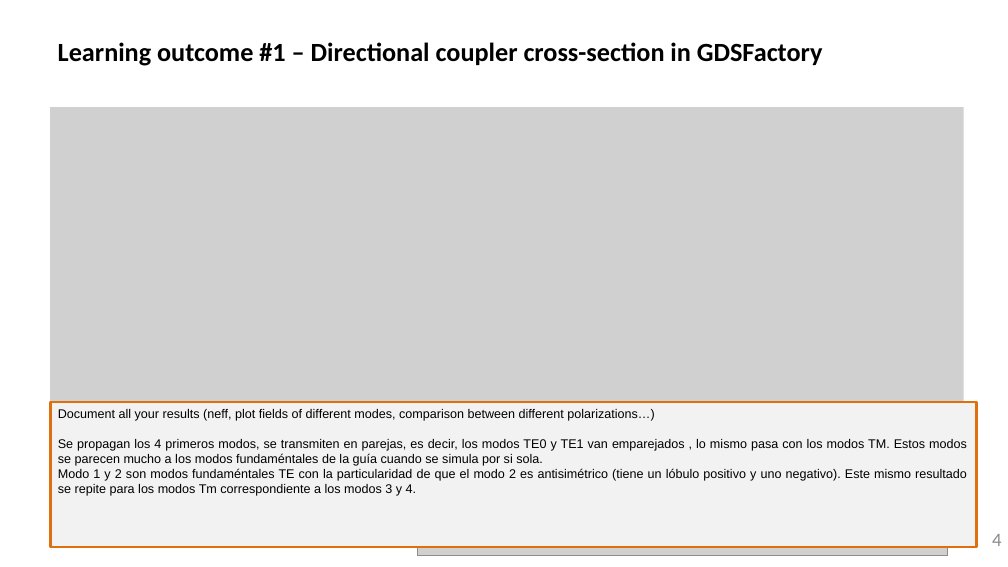
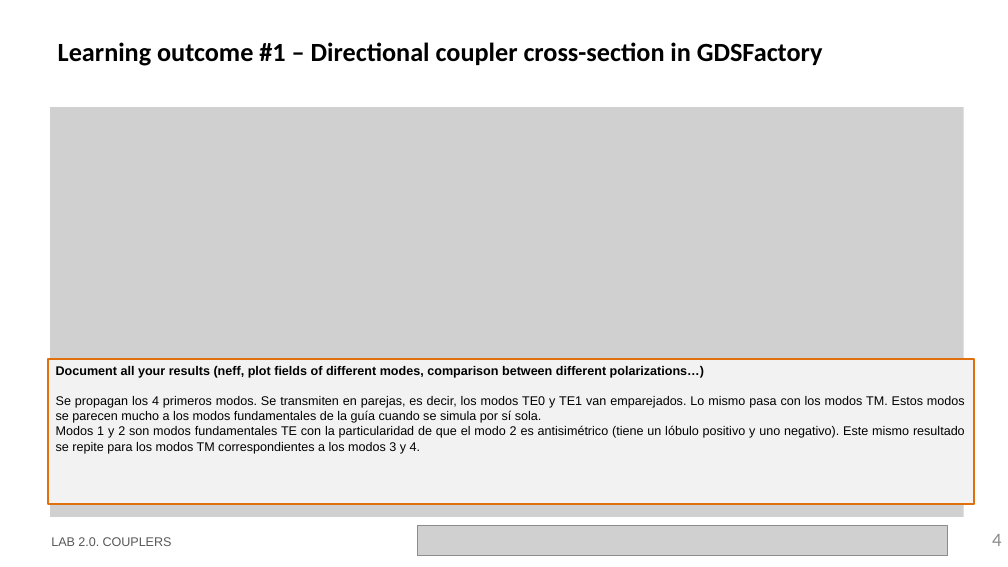
Before and after one commit to Japeacru/cifoin-lab2, a slide deck: slide 4 of LabBook_20.pptx. Drawn at 1008x567 pixels with LibreOffice and Linux fonts; fonts in the diff are those of the drawing; grey boxes stand for pictures; background and template pictures are left out. Boxes give left, top, right and bottom in pixels: in the first picture for what was removed or moved away, otherwise in the second. Text is boxed around its words. In the diff, an @@ line names an element or a change of style, - is before the commit and + after.

```diff
--- a/LabBook_20.pptx
+++ b/LabBook_20.pptx
@@ rectangle "Document all your results (neff, ...": place and size @@
-rectangle "Document all your results (neff, ..." at bbox=[51, 402, 977, 547]
+rectangle "Document all your results (neff, ..." at bbox=[48, 359, 975, 504]
@@ text in rectangle at bbox=[56, 366, 704, 378]: bold on in "Document all your results (neff, plot fields ..." @@
@@ text in rectangle at bbox=[56, 396, 965, 454]: text changed @@
-Se propagan los 4 primeros modos, se transmiten en parejas, es decir, los modos TE0 y TE1 van emparejados , lo mismo pasa con los modos TM. Estos modos se parecen mucho a los modos fundaméntales de la guía cuando se simula por si sola.
-Modo 1 y 2 son modos fundaméntales TE con la particularidad de que el modo 2 es antisimétrico (tiene un lóbulo positivo y uno negativo). Este mismo resultado se repite para los modos Tm correspondiente a los modos 3 y 4.
+Se propagan los 4 primeros modos. Se transmiten en parejas, es decir, los modos TE0 y TE1 van emparejados. Lo mismo pasa con los modos TM. Estos modos se parecen mucho a los modos fundamentales de la guía cuando se simula por sí sola.
+Modos 1 y 2 son modos fundamentales TE con la particularidad de que el modo 2 es antisimétrico (tiene un lóbulo positivo y uno negativo). Este mismo resultado se repite para los modos TM correspondientes a los modos 3 y 4.
```
Also in this commit, not shown: 5 other slides changed, 7 slides added, 1 slide removed, 1 other file.
